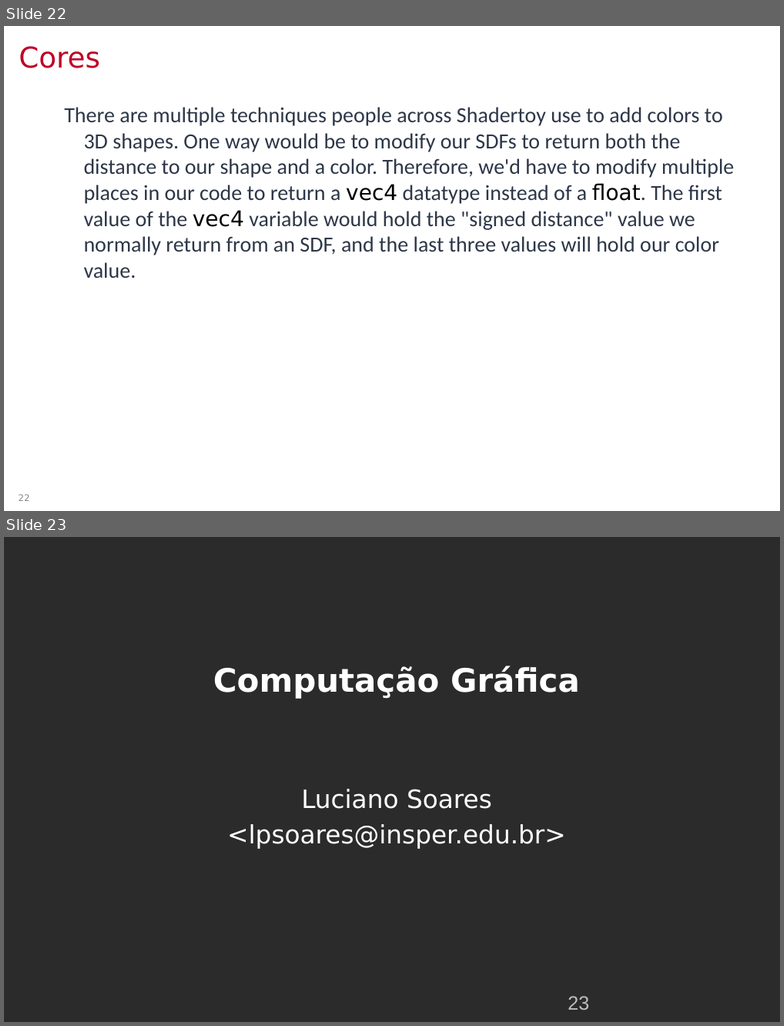
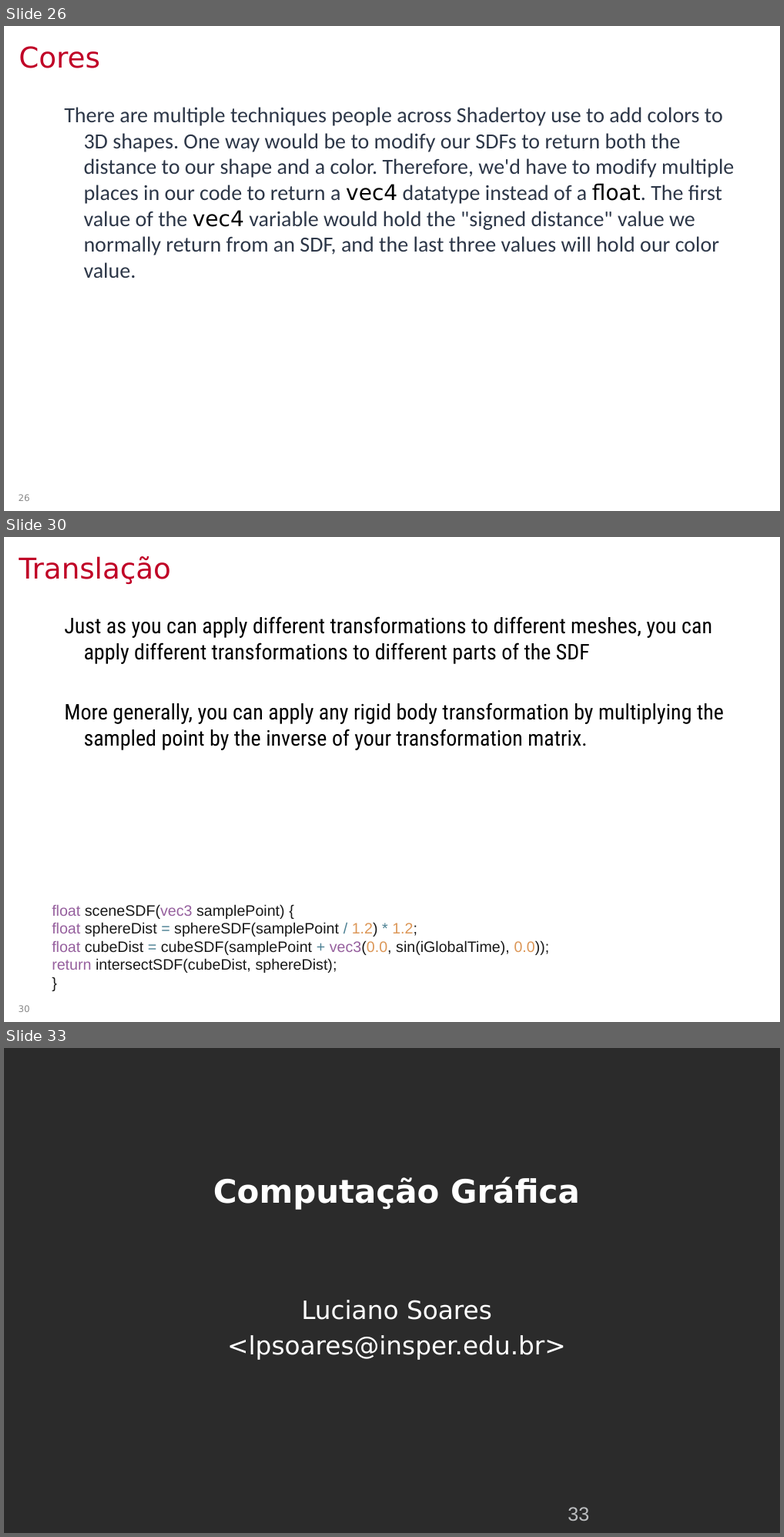
Before and after one commit to lpsoares/ComputacaoGrafica, a slide deck: content/aulas/23-ray_marching/aula23_ray_marching.pptx. Shown one above the other, each under a label of ours: slides 22 and 23 before the commit, slides 26, 30 and 33 after it; the slides between them are not shown. The pictures are 784x1026 and 784x1537 pixels, drawn with LibreOffice and Linux fonts; fonts in the diff are those of the drawing; background and template pictures are left out; a plain dark background stands for a picture behind light text. Boxes give left, top, right and bottom in pixels: in the first picture for what was removed or moved away, otherwise in the second. Text is boxed around its words. In the diff, an @@ line names an element or a change of style, - is before the commit and + after.

```diff
--- a/content/aulas/23-ray_marching/aula23_ray_marching.pptx
+++ b/content/aulas/23-ray_marching/aula23_ray_marching.pptx
@@ slide 30 added at bbox=[4, 537, 780, 1022], background #FFFFFF @@
@@ title added at bbox=[19, 556, 171, 585], 26.7 pt, text #C00026 @@
+Translação
@@ text added at bbox=[64, 616, 724, 750], 20 pt, text #000000 @@
+Just as you can apply different transformations to different meshes, you can apply different transformations to different parts of the SDF
+More generally, you can apply any rigid body transformation by multiplying the sampled point by the inverse of your transformation matrix.
@@ text added at bbox=[52, 904, 550, 973], 14 pt, text #181818 @@
+float sceneSDF(vec3 samplePoint) {
+float sphereDist = sphereSDF(samplePoint / 1.2) * 1.2;
+float cubeDist = cubeSDF(samplePoint + vec3(0.0, sin(iGlobalTime), 0.0));
+return intersectSDF(cubeDist, sphereDist);
+}
@@ page number added at bbox=[19, 1005, 30, 1012], 8.3 pt, text #888888 @@
+30
@@ what was slide 22 is now slide 26 @@
@@ page number at bbox=[19, 494, 30, 501]: text changed @@
-22
+26
@@ what was slide 23 is now slide 33 @@
@@ page number at bbox=[568, 1507, 589, 1521]: text changed @@
-23
+33
```
Also in this commit, not shown: 1 slide changed, 9 other slides added, 4 other files.
